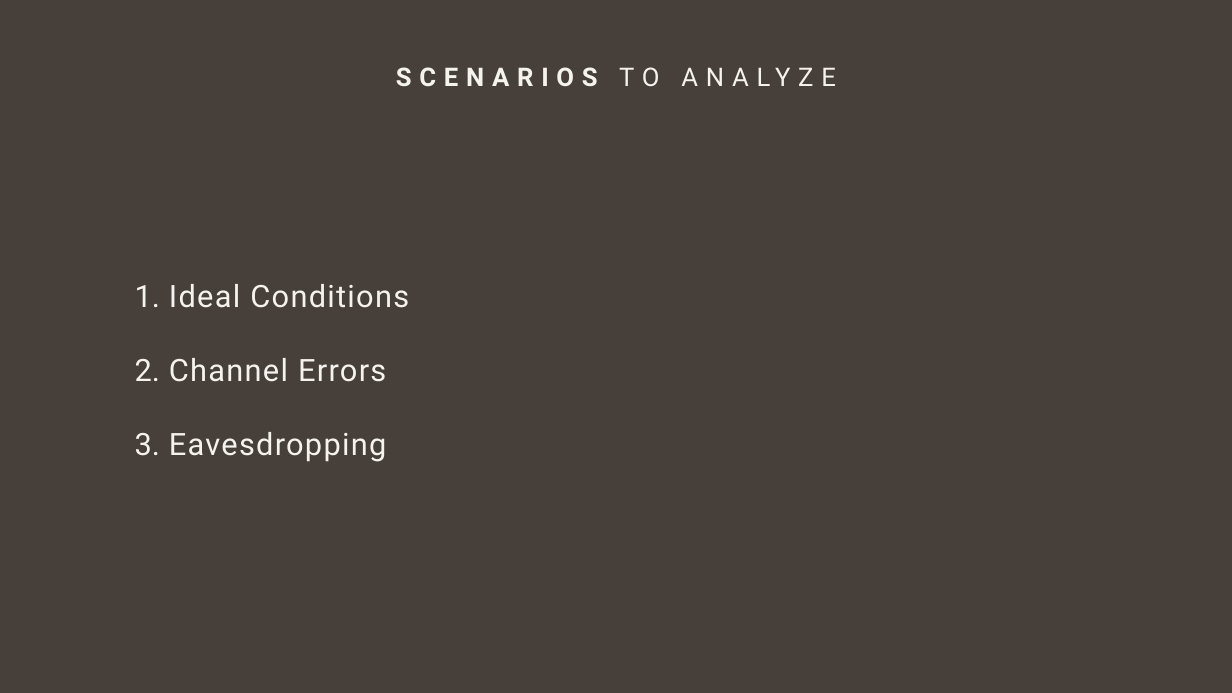
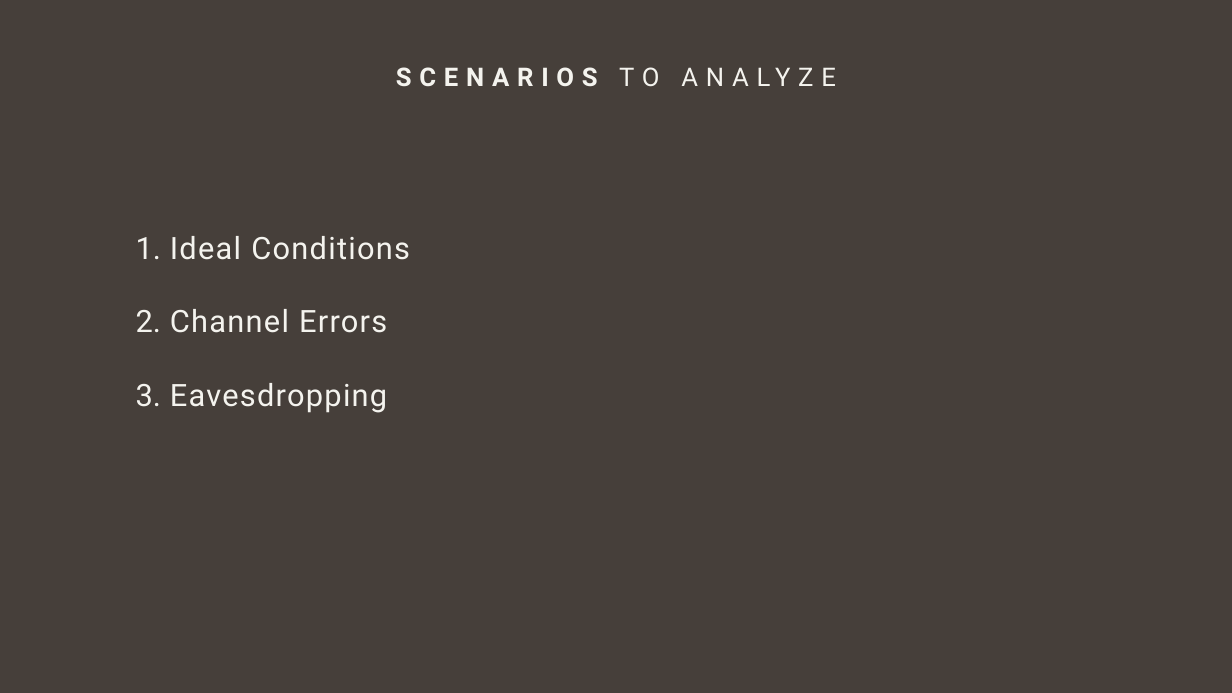
Before and after one commit to giovanniligato/E91-Protocol, a slide deck: slide 6 of Slides/E91 Protocol.pptx (slide 4 before the commit). Drawn at 1232x693 pixels with LibreOffice and Linux fonts; fonts in the diff are those of the drawing. Boxes give left, top, right and bottom in pixels: in the first picture for what was removed or moved away, otherwise in the second. Text is boxed around its words. In the diff, an @@ line names an element or a change of style, - is before the commit and + after.

```diff
--- a/Slides/E91 Protocol.pptx
+++ b/Slides/E91 Protocol.pptx
@@ text "Ideal Conditions": place and size @@
-text "Ideal Conditions" at [169,284,409,462]
+text "Ideal Conditions" at [170,236,410,413]
```
Also in this commit, not shown: 2 other slides changed, 10 slides added, 1 slide removed.
